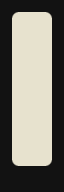
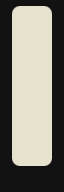
Layers edited between the first and the second 64×192 image:
painted on "window" over [12, 6, 52, 166]
